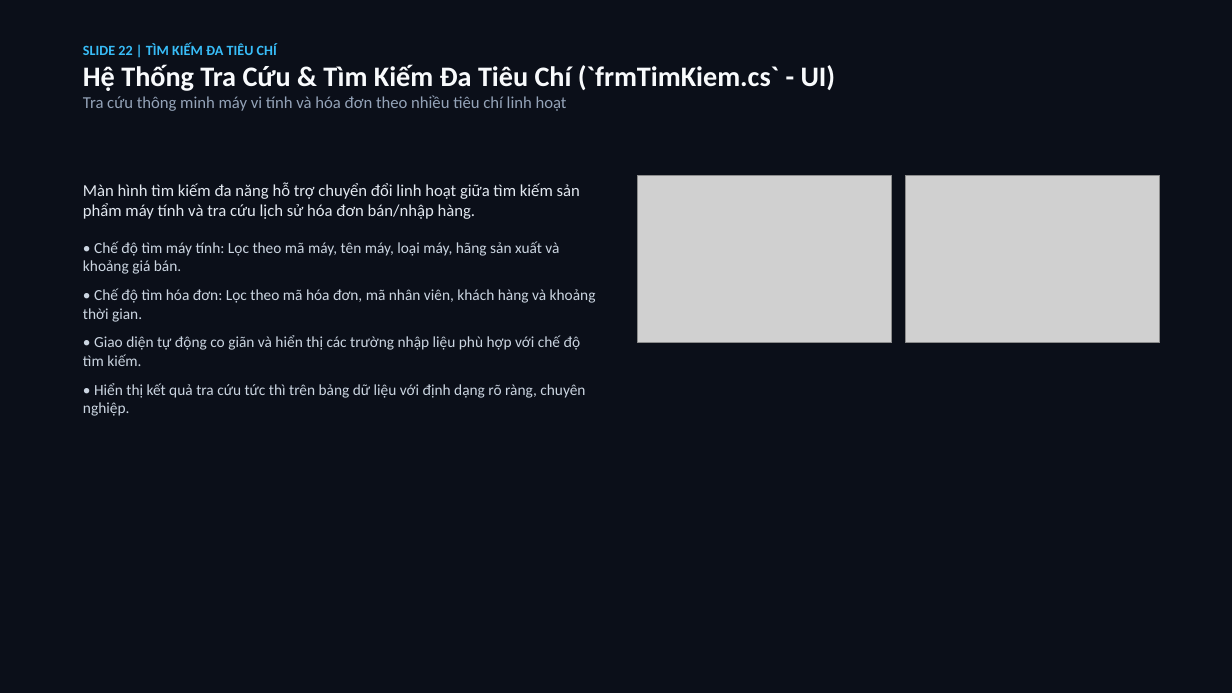
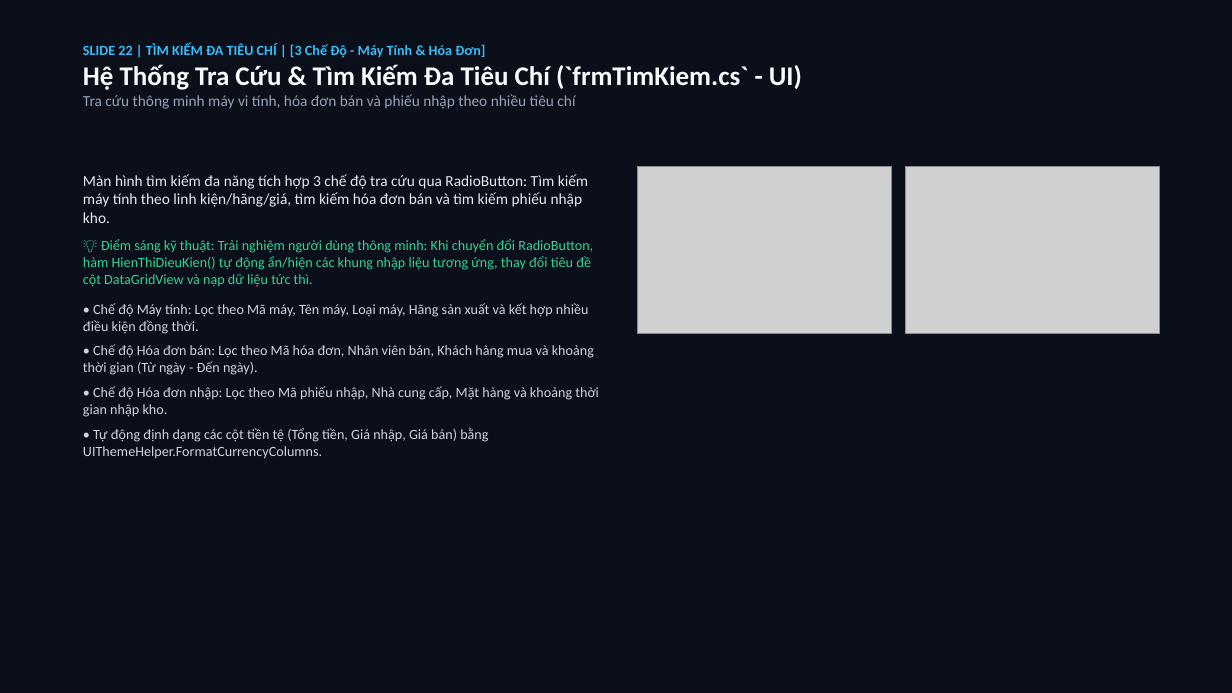
Before and after one commit to hoanganh15092006/BTLLAPTRINHTRUCQUAN, a slide deck: slide 22 of Presentation/QLBanMayViTinh_32_Slides.pptx. Drawn at 1232x693 pixels with LibreOffice and Linux fonts; fonts in the diff are those of the drawing; grey boxes stand for pictures. Boxes give left, top, right and bottom in pixels: in the first picture for what was removed or moved away, otherwise in the second. Text is boxed around its words. In the diff, an @@ line names an element or a change of style, - is before the commit and + after.

```diff
--- a/Presentation/QLBanMayViTinh_32_Slides.pptx
+++ b/Presentation/QLBanMayViTinh_32_Slides.pptx
@@ text at [83, 43, 485, 58]: text changed @@
-SLIDE 22 | TÌM KIẾM ĐA TIÊU CHÍ
+SLIDE 22 | TÌM KIẾM ĐA TIÊU CHÍ | [3 Chế Độ - Máy Tính & Hóa Đơn]
@@ text at [83, 64, 802, 90]: size 22 to 21 pt in "Hệ Thống Tra Cứu & Tìm Kiếm ..." @@
@@ text at [83, 94, 575, 109]: text changed; size 13 to 12 pt @@
-Tra cứu thông minh máy vi tính và hóa đơn theo nhiều tiêu chí linh hoạt
+Tra cứu thông minh máy vi tính, hóa đơn bán và phiếu nhập theo nhiều tiêu chí
@@ text at [83, 174, 599, 459]: text changed; size 12 to 11 pt @@
-Màn hình tìm kiếm đa năng hỗ trợ chuyển đổi linh hoạt giữa tìm kiếm sản phẩm máy tính và tra cứu lịch sử hóa đơn bán/nhập hàng.
-• Chế độ tìm máy tính: Lọc theo mã máy, tên máy, loại máy, hãng sản xuất và khoảng giá bán.
-• Chế độ tìm hóa đơn: Lọc theo mã hóa đơn, mã nhân viên, khách hàng và khoảng thời gian.
-• Giao diện tự động co giãn và hiển thị các trường nhập liệu phù hợp với chế độ tìm kiếm.
-• Hiển thị kết quả tra cứu tức thì trên bảng dữ liệu với định dạng rõ ràng, chuyên nghiệp.
+Màn hình tìm kiếm đa năng tích hợp 3 chế độ tra cứu qua RadioButton: Tìm kiếm máy tính theo linh kiện/hãng/giá, tìm kiếm hóa đơn bán và tìm kiếm phiếu nhập kho.
+💡 Điểm sáng kỹ thuật: Trải nghiệm người dùng thông minh: Khi chuyển đổi RadioButton, hàm HienThiDieuKien() tự động ẩn/hiện các khung nhập liệu tương ứng, thay đổi tiêu đề cột DataGridView và nạp dữ liệu tức thì.
+• Chế độ Máy tính: Lọc theo Mã máy, Tên máy, Loại máy, Hãng sản xuất và kết hợp nhiều điều kiện đồng thời.
+• Chế độ Hóa đơn bán: Lọc theo Mã hóa đơn, Nhân viên bán, Khách hàng mua và khoảng thời gian (Từ ngày - Đến ngày).
+• Chế độ Hóa đơn nhập: Lọc theo Mã phiếu nhập, Nhà cung cấp, Mặt hàng và khoảng thời gian nhập kho.
+• Tự động định dạng các cột tiền tệ (Tổng tiền, Giá nhập, Giá bán) bằng UIThemeHelper.FormatCurrencyColumns.
@@ picture: place and size @@
-picture at [638, 176, 892, 343]
+picture at [638, 166, 892, 334]
@@ picture: place and size @@
-picture at [906, 176, 1160, 343]
+picture at [906, 166, 1160, 334]
```
Also in this commit, not shown: 28 other slides changed, 3 slides added, 3 slides removed, 26 other files.
